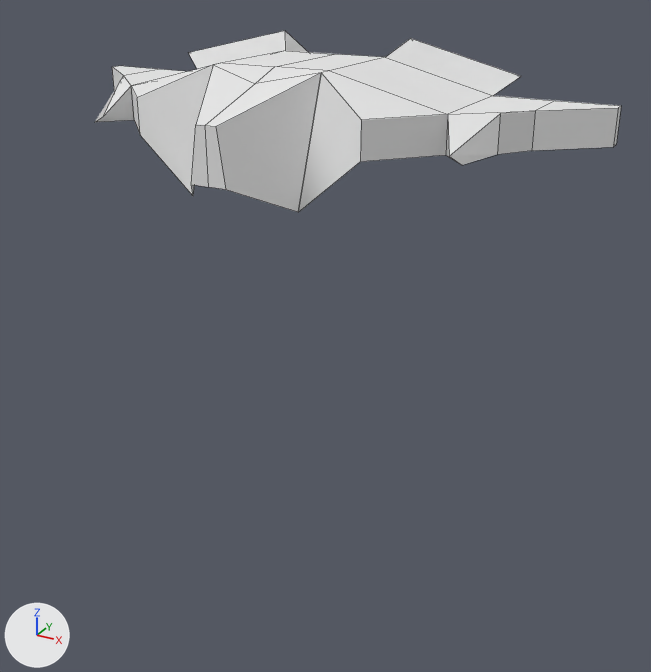
Before and after pictures for a commit that changed the OBJ model app/src/main/assets/inimigo.obj.
Rendered twice from a 50 mm camera at (0.301, -0.535, 0.177) aimed at (0.009, -0.005, -0.088). The lights are fixed; the arrows at lower left show +X, +Y and +Z. Mesh edges are drawn as thin lines. Where no turn or scale is listed for an object, it has been applied to the vertices. Vertices at the same position are counted once.
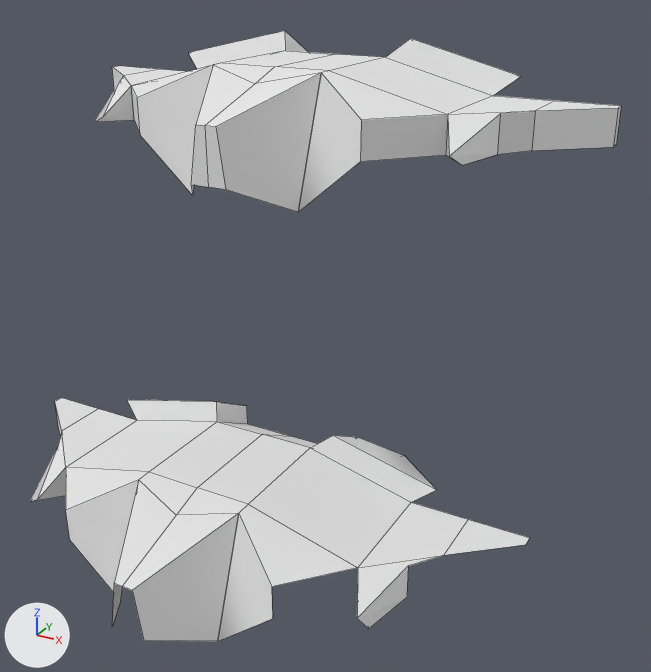
Changed parts and their boxes (x1, y1, x2, y2) in the pictures (651 x 672 px):
'Cube', reshaped (12% wider, 236% taller)
    before: (95, 31, 621, 212)
    after: (30, 31, 621, 641)
part 1 of me_cube, added
    after: (30, 398, 529, 641)

Diff of the bpy script that builds the scene:
```diff
--- a/app/src/main/assets/inimigo.obj.py
+++ b/app/src/main/assets/inimigo.obj.py
@@ me_cube @@
 # used by ob_cube; location = (0.0, 0.0, 0.0)
-me_cube.from_pydata(...)  # 75 vertices, 58 faces; spans x -0.215..0.187, y -0.107..0.096, z 0.023..0.117
+me_cube.from_pydata(...)  # 136 vertices, 93 faces; spans x -0.286..0.187, y -0.168..0.096, z -0.288..0.117
+# me_cube part 1: a new loose piece of 61 vertices spanning x -0.286..0.169, y -0.168..0.062, z -0.288..-0.182, in mat_material (white #e7e7e7)
 me_cube.materials.append(mat_material)
```
